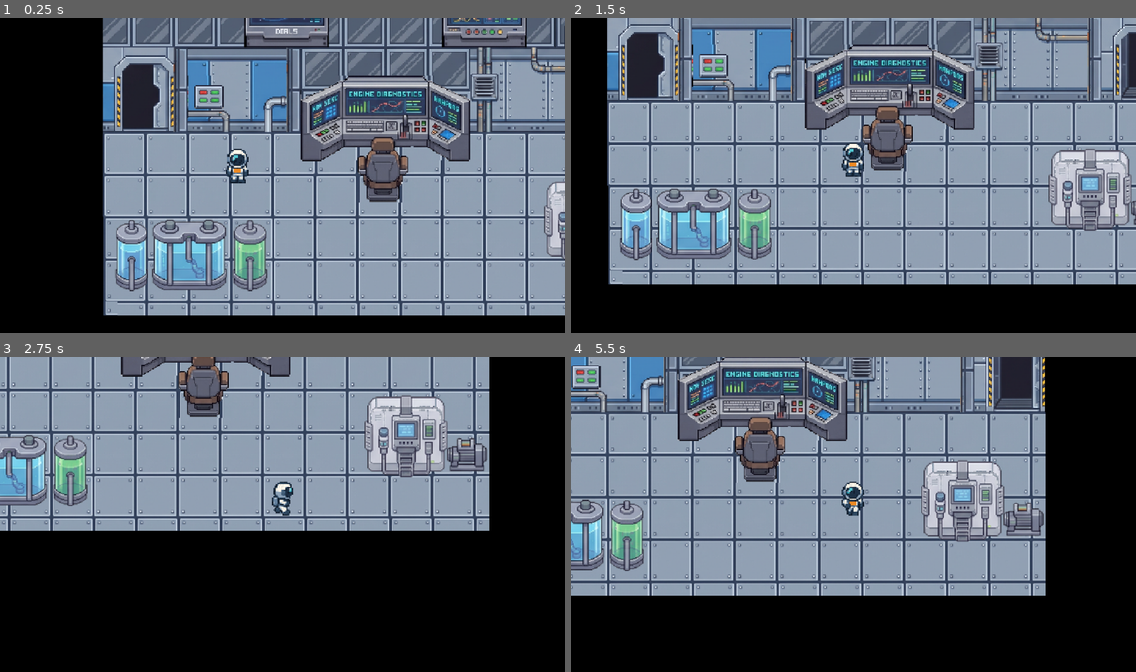
Above: before the commit, frames 1-4 (two rows, left to right).
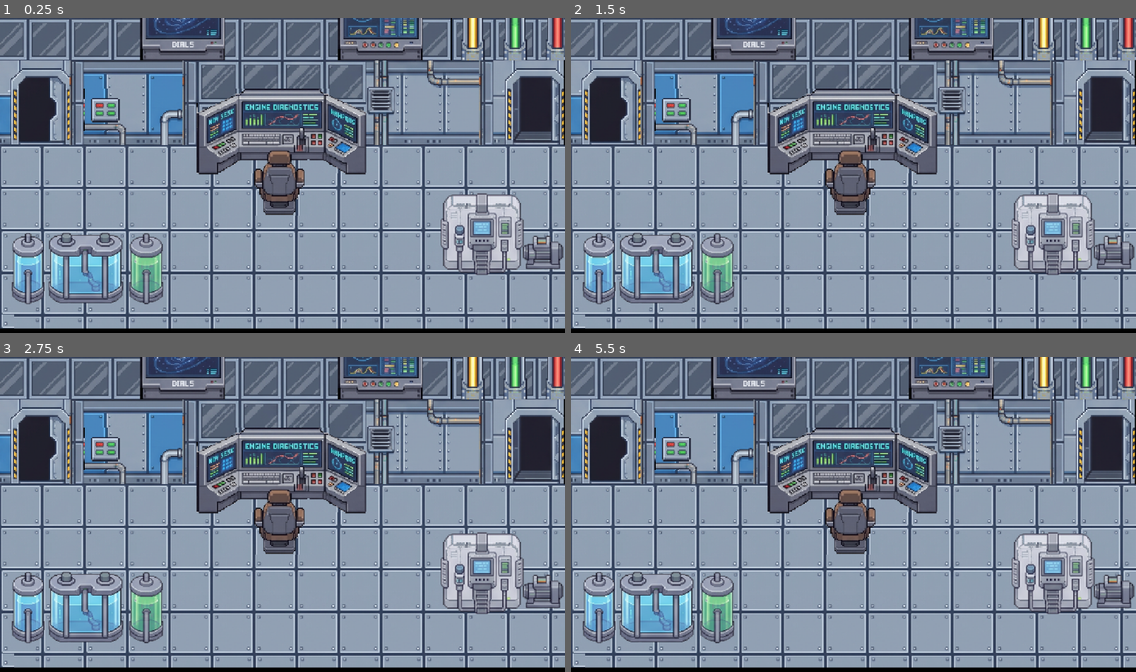
Above: after the commit, the same moments.

Repository: lumpalette/claudio
Game: Godot game, scene res://rooms/operations/operations.tscn
Same seed, same stepped clock (60 frames per second), same inputs: the game is played once before the commit and once after it. The project has no main scene, so this scene is started directly.
Inputs:
- Up to frame 1 (0.25 s): no input
- Up to frame 2 (1.5 s): hold Right (move_right) 0.53-1.28 s; hold Down (move_down) from 1.28 s (still down)
- Up to frame 3 (2.75 s): release Down (move_down) at 2.03 s; hold Right (move_right) from 2.03 s (still down)
- Up to frame 4 (5.5 s): release Right (move_right) at 2.78 s; hold Up (move_up) 2.78-3.53 s; hold Left (move_left) 3.53-5.03 s; hold Down (move_down) from 5.03 s (still down)

The runs differ from the first frame. In frame 1, 73% of the frame differs, in the area x 0-100%, y 0-99%; in frame 2, 73%; in frame 3, 87%; in frame 4, 78%.

Commit message:
xd

Diff:
--- a/rooms/operations/operations.tscn
+++ b/rooms/operations/operations.tscn
@@ -9,8 +9,6 @@
 [ext_resource type="Texture2D" uid="uid://gggii1lnwsy7" path="res://shared/textures/8.png" id="7_ce6g7"]
 [ext_resource type="Texture2D" uid="uid://delyksyhe1dd3" path="res://shared/textures/tile-B-02.png" id="8_31it1"]
 [ext_resource type="Texture2D" uid="uid://dt7hukdliv1sq" path="res://shared/textures/tile-B-03.png" id="9_nph2u"]
-[ext_resource type="PackedScene" uid="uid://c5n7b5ga3wbj1" path="res://core/player/player.tscn" id="10_vkyei"]
-[ext_resource type="PackedScene" uid="uid://bp4u3ui6cbpkr" path="res://core/camera/camera.tscn" id="11_l17ue"]
 
 [sub_resource type="TileSetAtlasSource" id="TileSetAtlasSource_0t166"]
 texture = ExtResource("1_vkyei")
@@ -20744,11 +20742,3 @@
 [node name="MachineLeftCollider" type="CollisionShape2D" parent="Walls" unique_id=861367225]
 position = Vector2(255, 160.5)
 shape = SubResource("RectangleShape2D_vkyei")
-
-[node name="Player" parent="." unique_id=1796187236 instance=ExtResource("10_vkyei")]
-position = Vector2(152, 202)
-
-[node name="Camera" parent="." unique_id=1958690602 node_paths=PackedStringArray("target") instance=ExtResource("11_l17ue")]
-position = Vector2(314, 179)
-target = NodePath("../Player")
-target_position = Vector2(100, 100)
